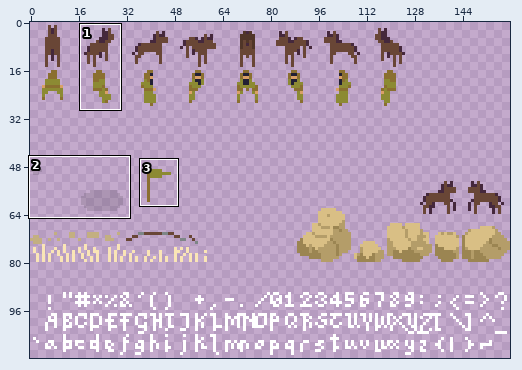
Pixel-art file: src/sprites.aseprite. Above, an overview of the earlier version with the close-up marked.
Close-up. Old version:
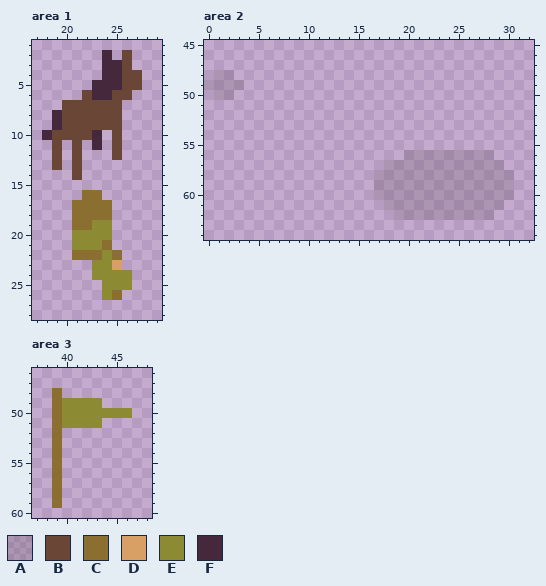
160x112 pixels, 1 frame. Shown: area 1: x 17..29, y 1..28; area 2: x 0..32, y 45..64; area 3: x 37..48, y 46..60. The commit also changed other parts of the picture, which this record leaves out.
Palette (. is transparent): A #0000001f  B #694636  C #8a6f30  D #d9a066  E #8c8a33  F #45283c
Pixels before, area 1, first column x 18:
 2 ......F.B.
 3 ......FFB.
 4 ......FFBB
 5 .....FFFBB
 6 ....BFFBB.
 7 ..BBBBBB..
 8 .FBBBBBB..
 9 .FBBBBBB..
10 FBBBBF.B..
11 .B.B.F.B..
12 .B.B...B..
13 .B.B......
14 ...B......
15 ..........
16 ....CC....
17 ...CCCC...
18 ...CCCC...
19 ...CCEE...
20 ...EEEE...
21 ...EEEC...
22 ...CCCEC..
23 .....EED..
24 .....EEEE.
25 ......EEE.
26 ......EC..
Pixels before, area 2, first column x 0:
48 .AA............................
49 AAAA...........................
50 .AA............................
51 ...............................
52 ...............................
53 ...............................
54 ...............................
55 ...............................
56 ....................AAAAAAAAA..
57 ..................AAAAAAAAAAAA.
58 .................AAAAAAAAAAAAAA
59 .................AAAAAAAAAAAAAA
60 .................AAAAAAAAAAAAAA
61 ..................AAAAAAAAAAAA.
62 ...................AAAAAAAAAA..
Pixels before, area 3, first column x 39:
48 C.......
49 CEEEE...
50 CEEEEEEE
51 CEEEE...
52 C.......
53 C.......
54 C.......
55 C.......
56 C.......
57 C.......
58 C.......
59 C.......
The same view after the edit:
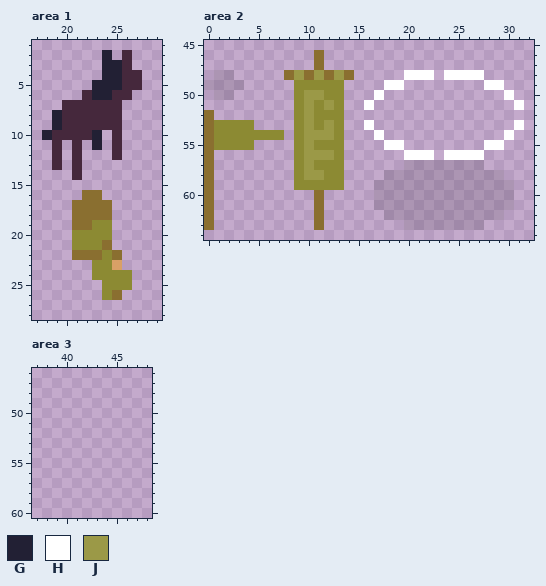
Colours new in this view: G #222034  H #ffffff  J #9b9947
From old to new:
Area 1:
The edit turns colour B into colour F in rows 2 to 3 at x 26; in rows 4 to 5 at x 26 to 27; in row 6 at x 22 and 25 to 26; in rows 7 to 9 at x 20 to 25; in row 10 at x 19 to 22 and 25; in rows 11 to 12 at x 19, 21 and 25.
The edit turns colour B into colour F in row 13 at x 19 and 21; in row 14 at x 21.
The edit turns colour F into colour G in row 2 at x 24; in rows 3 to 4 at x 24 to 25; in row 5 at x 23 to 25; in row 6 at x 23 to 24; in rows 8 to 9 at x 19; in row 10 at x 18 and 23.
The edit turns colour F into colour G in row 11 at x 23.
Area 2:
There is now colour A in row 61 at x 17 and 30; in row 62 at x 18 and 29; in row 63 at x 20 to 27.
There is now colour C in rows 46 to 47 at x 11; in row 48 at x 8, 10, 12 and 14; in rows 52 to 59 at x 0; in rows 60 to 63 at x 0 and 11.
There is now colour E in row 49 at x 9 to 13; in row 50 at x 9 and 12 to 13; in row 51 at x 9, 11 and 13; in row 52 at x 9 and 11 to 13; in row 53 at x 1 to 4, 9, 11 and 13; in row 54 at x 1 to 7, 9 and 13.
There is now colour E in row 55 at x 1 to 4, 9 and 11 to 13; in row 56 at x 9 and 13; in row 57 at x 9 and 11 to 13; in row 58 at x 9 and 12 to 13; in row 59 at x 9 to 13.
There is now colour H in row 48 at x 20 to 22 and 24 to 27; in row 49 at x 18 to 19 and 28 to 29; in row 50 at x 17 and 30; in row 51 at x 16 and 31; in row 53 at x 16 and 31; in row 54 at x 17 and 30.
There is now colour H in row 55 at x 18 to 19 and 28 to 29.
The edit turns colour A into colour H in row 56 at x 20 to 22 and 24 to 27.
There is now colour J in row 48 at x 9, 11 and 13; in row 50 at x 10 to 11; in row 51 at x 10 and 12; in row 52 at x 10; in row 53 at x 10 and 12; in row 54 at x 10 to 12.
There is now colour J in row 55 at x 10; in row 56 at x 10 to 12; in row 57 at x 10; in row 58 at x 10 to 11.
Colour A is gone in row 56 at x 23 and 28; in row 57 at x 18 to 19 and 28 to 29; in row 58 at x 17 and 30.
Area 3:
Colour C is gone in rows 48 to 59 at x 39.
Colour E is gone in row 49 at x 40 to 43; in row 50 at x 40 to 46; in row 51 at x 40 to 43.
Boxes around the changes in both close-ups, in picture pixels (x1, y1, x2, y2):
changed: (42, 50, 142, 180)
changed: (204, 50, 524, 230)
erased: (52, 388, 132, 508)
